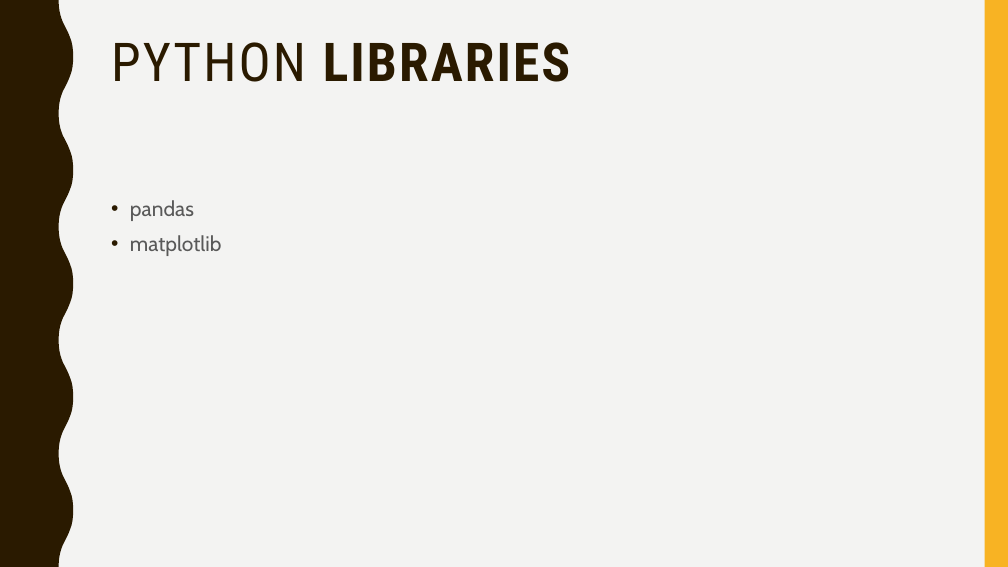
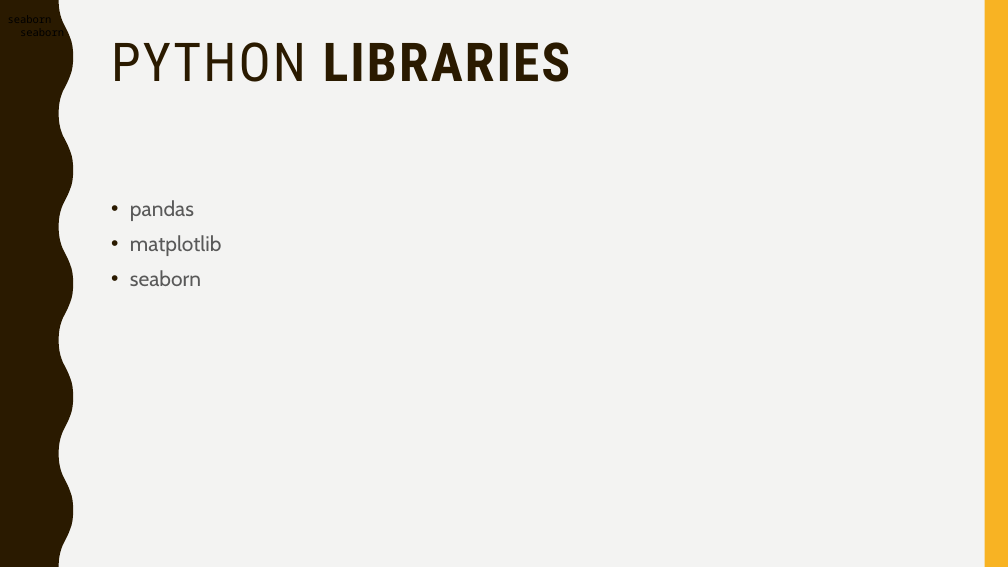
Before and after one commit to write2sushma/Capstone-14, a slide deck: slide 4 of TeamPresentation.pptx. Drawn at 1008x567 pixels with LibreOffice and Linux fonts; fonts in the diff are those of the drawing. Boxes give left, top, right and bottom in pixels: in the first picture for what was removed or moved away, otherwise in the second. Text is boxed around its words. In the diff, an @@ line names an element or a change of style, - is before the commit and + after.

```diff
--- a/TeamPresentation.pptx
+++ b/TeamPresentation.pptx
@@ text added at [20,32,64,36], 10 pt, text #000000 @@
+seaborn
@@ text at [130,270,201,286]: paragraph added @@
+• seaborn
```
Also in this commit, not shown: 2 other slides changed.
